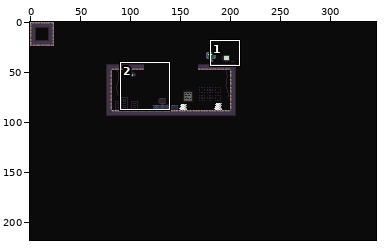
One commit to this pixel-art file: tilemaps/office-doodles.ase. The first picture is a wide view before the edit; the outline marks the close-up.
Close-up. Before the edit:
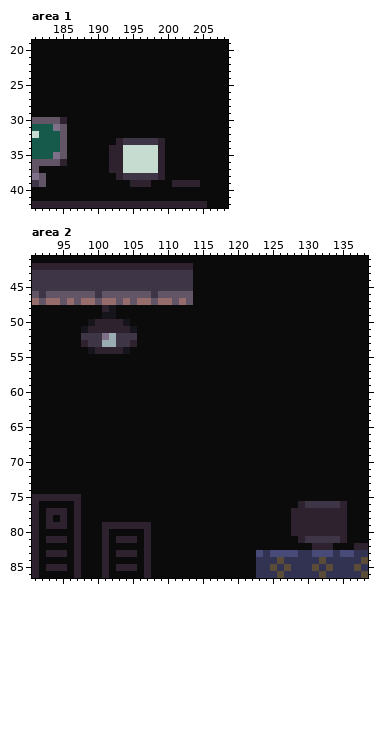
346x218 pixels, 1 frame. Colours within 5 levels of each other are drawn and written as one. Shown: area 1: x 181..208, y 19..42; area 2: x 91..138, y 41..86.
After the commit:
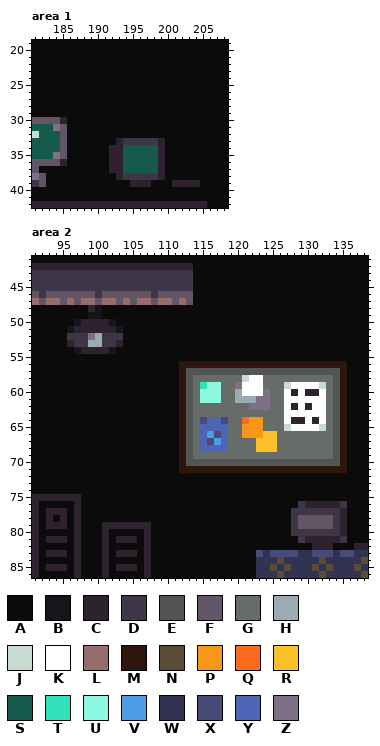
Palette (. is transparent): A #0b0b0b  B #15151b  C #2e222f  D #3e3546  E #525455  F #625565  G #666d69  H #9babb2  J #c7dcd0  K #ffffff  L #966c6c  M #2c170a  N #5b4c37  P #f79617  Q #fb6b1d  R #f9c22b  S #165a4c  T #30e1b9  U #8ff8e2  V #4d9be6  W #323353  X #484a77  Y #4d65b4  Z #7f708a
Log entry: Working on lobby level and office decorations
Change:
--- area 1, layer "Layer 1"
@@ x 192..200 @@
 33 ACDDDDDCA
-34 CCJJJJJCA
-35 CCJJJJJCA
-36 CCJJJJJCA
-37 CCJJJJJCA
+34 CCSSSSSCA
+35 CCSSSSSCA
+36 CCSSSSSCA
+37 CCSSSSSCA
 38 ACDDDDDCA
--- area 2, layer "Layer 1"
@@ x 91..138 @@
 47 LFLLFLFLLFLLFLFLLFLLFLFAAAAAAAAAAAAAAAAAAAAAAAAA
-48 AAAAAAAAAACBAAAAAAAAAAAAAAAAAAAAAAAAAAAAAAAAAAAA
-49 AAAAAAAAAABBAAAAAAAAAAAAAAAAAAAAAAAAAAAAAAAAAAAA
-50 AAAAAAAABCCCCBAAAAAAAAAAAAAAAAAAAAAAAAAAAAAAAAAA
-51 AAAAAAABCCCCCCBAAAAAAAAAAAAAAAAAAAAAAAAAAAAAAAAA
-52 AAAAAAADDDZHDDDAAAAAAAAAAAAAAAAAAAAAAAAAAAAAAAAA
-53 AAAAAAACDDHHDDCAAAAAAAAAAAAAAAAAAAAAAAAAAAAAAAAA
-54 AAAAAAAABCCCCBAAAAAAAAAAAAAAAAAAAAAAAAAAAAAAAAAA
+48 AAAAAAAACBAAAAAAAAAAAAAAAAAAAAAAAAAAAAAAAAAAAAAA
+49 AAAAAAAABBAAAAAAAAAAAAAAAAAAAAAAAAAAAAAAAAAAAAAA
+50 AAAAAABCCCCBAAAAAAAAAAAAAAAAAAAAAAAAAAAAAAAAAAAA
+51 AAAAABCCCCCCBAAAAAAAAAAAAAAAAAAAAAAAAAAAAAAAAAAA
+52 AAAAADDDZHDDDAAAAAAAAAAAAAAAAAAAAAAAAAAAAAAAAAAA
+53 AAAAACDDHHDDCAAAAAAAAAAAAAAAAAAAAAAAAAAAAAAAAAAA
+54 AAAAAABCCCCBAAAAAAAAAAAAAAAAAAAAAAAAAAAAAAAAAAAA
 55 AAAAAAAAAAAAAAAAAAAAAAAAAAAAAAAAAAAAAAAAAAAAAAAA
-56 AAAAAAAAAAAAAAAAAAAAAAAAAAAAAAAAAAAAAAAAAAAAAAAA
-57 AAAAAAAAAAAAAAAAAAAAAAAAAAAAAAAAAAAAAAAAAAAAAAAA
-58 AAAAAAAAAAAAAAAAAAAAAAAAAAAAAAAAAAAAAAAAAAAAAAAA
-59 AAAAAAAAAAAAAAAAAAAAAAAAAAAAAAAAAAAAAAAAAAAAAAAA
-60 AAAAAAAAAAAAAAAAAAAAAAAAAAAAAAAAAAAAAAAAAAAAAAAA
-61 AAAAAAAAAAAAAAAAAAAAAAAAAAAAAAAAAAAAAAAAAAAAAAAA
-62 AAAAAAAAAAAAAAAAAAAAAAAAAAAAAAAAAAAAAAAAAAAAAAAA
-63 AAAAAAAAAAAAAAAAAAAAAAAAAAAAAAAAAAAAAAAAAAAAAAAA
-64 AAAAAAAAAAAAAAAAAAAAAAAAAAAAAAAAAAAAAAAAAAAAAAAA
-65 AAAAAAAAAAAAAAAAAAAAAAAAAAAAAAAAAAAAAAAAAAAAAAAA
-66 AAAAAAAAAAAAAAAAAAAAAAAAAAAAAAAAAAAAAAAAAAAAAAAA
-67 AAAAAAAAAAAAAAAAAAAAAAAAAAAAAAAAAAAAAAAAAAAAAAAA
-68 AAAAAAAAAAAAAAAAAAAAAAAAAAAAAAAAAAAAAAAAAAAAAAAA
-69 AAAAAAAAAAAAAAAAAAAAAAAAAAAAAAAAAAAAAAAAAAAAAAAA
-70 AAAAAAAAAAAAAAAAAAAAAAAAAAAAAAAAAAAAAAAAAAAAAAAA
-71 AAAAAAAAAAAAAAAAAAAAAAAAAAAAAAAAAAAAAAAAAAAAAAAA
+56 AAAAAAAAAAAAAAAAAAAAAMMMMMMMMMMMMMMMMMMMMMMMMAAA
+57 AAAAAAAAAAAAAAAAAAAAAMEEEEEEEEEEEEEEEEEEEEEEMAAA
+58 AAAAAAAAAAAAAAAAAAAAAMEGGGGGGGJKKGGGGGGGGGGEMAAA
+59 AAAAAAAAAAAAAAAAAAAAAMEGTUUGGZKKKGGGJKKKKJGEMAAA
+60 AAAAAAAAAAAAAAAAAAAAAMEGUUUGGHKKKZGGKCKCCKGEMAAA
+61 AAAAAAAAAAAAAAAAAAAAAMEGUUUGGHHHZZGGKKKKKKGEMAAA
+62 AAAAAAAAAAAAAAAAAAAAAMEGGGGGGGGZZZGGKCKCKKGEMAAA
+63 AAAAAAAAAAAAAAAAAAAAAMEGGGGGGGGGGGGGKKKKKKGEMAAA
+64 AAAAAAAAAAAAAAAAAAAAAMEGXYYXGGQPPGGGKCCKCKGEMAAA
+65 AAAAAAAAAAAAAAAAAAAAAMEGYYYYGGPPPGGGJKKKKJGEMAAA
+66 AAAAAAAAAAAAAAAAAAAAAMEGYVXYGGPPPRRGGGGGGGGEMAAA
+67 AAAAAAAAAAAAAAAAAAAAAMEGYXVYGGGGRRRGGGGGGGGEMAAA
+68 AAAAAAAAAAAAAAAAAAAAAMEGYYYYGGGGRRRGGGGGGGGEMAAA
+69 AAAAAAAAAAAAAAAAAAAAAMEGGGGGGGGGGGGGGGGGGGGEMAAA
+70 AAAAAAAAAAAAAAAAAAAAAMEEEEEEEEEEEEEEEEEEEEEEMAAA
+71 AAAAAAAAAAAAAAAAAAAAAMMMMMMMMMMMMMMMMMMMMMMMMAAA
 72 AAAAAAAAAAAAAAAAAAAAAAAAAAAAAAAAAAAAAAAAAAAAAAAA
@@ x 126..137 @@
 75 AAAAAAAAAAAA
-76 AAACDDDDDCAA
-77 AACCCCCCCCAA
-78 AACCCCCCCCAA
-79 AACCCCCCCCAA
-80 AACCCCCCCCAA
-81 AAACDDDDDCAA
+76 AAADCCCCCDAA
+77 AADDDDDDDCAA
+78 AADFFFFFDCAA
+79 AADFFFFFDCAA
+80 AADDDDDDDCAA
+81 AAADCCCCCDAA
 82 AAAAACCCAAAC
